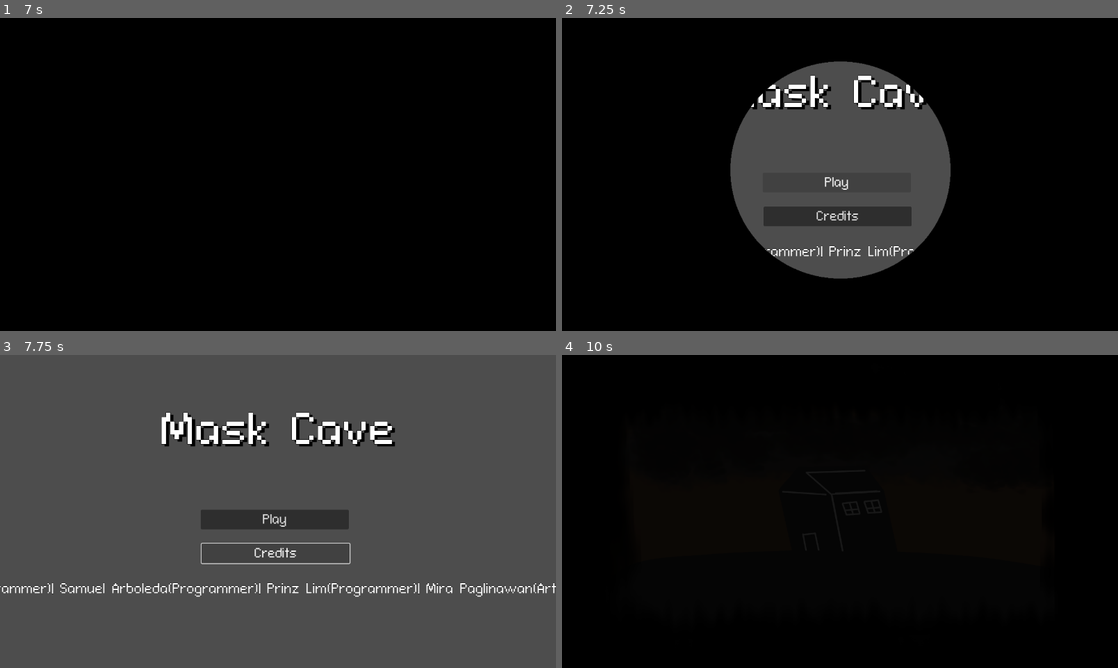
Above: before the commit, frames 1-4 (two rows, left to right).
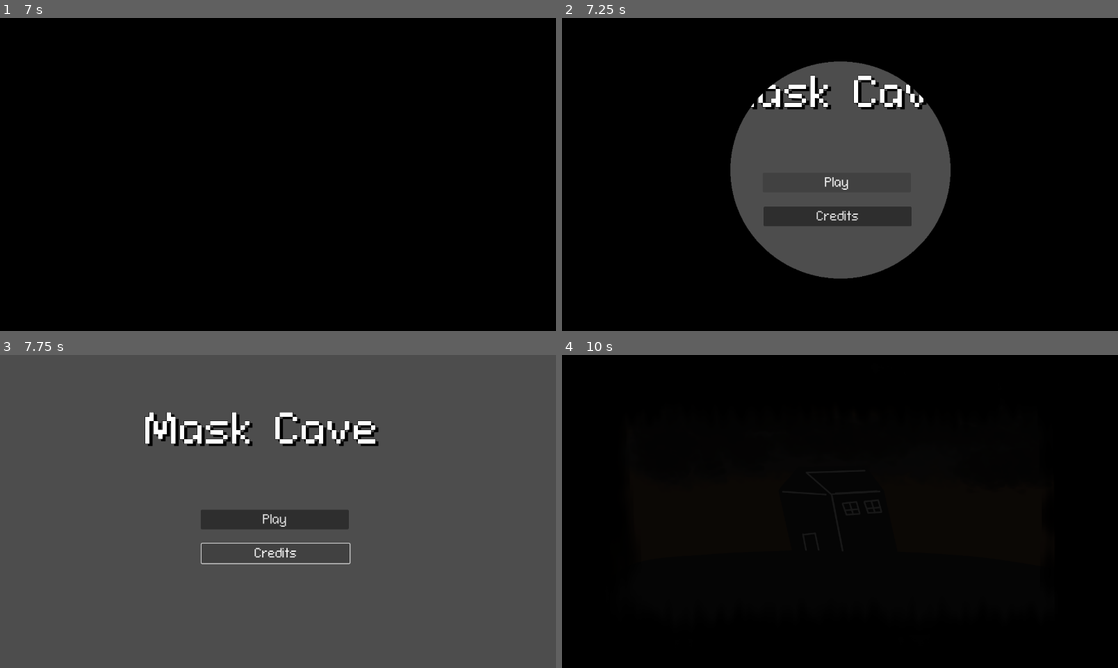
Above: after the commit, the same moments.

Repository: nandedeska/ggj-2026
Game: Godot game, scene res://scenes/disclaimer.tscn
Same seed, same stepped clock (60 frames per second), same inputs: the game is played once before the commit and once after it. The engine's default icon, where the game draws it, is replaced by a stand-in: a white triangle on a blue panel in a dark square.
Inputs:
- Up to frame 1 (7 s): tap Enter (skip) at 0.5, 5, 6.5 s; hold F (mask) 0.53-1.28 s; hold D (move_right) 0.53-2.03 s; tap W (jump) at 0.77, 1.52, 3.02, 3.77, 4.52, 6.02, 6.77 s; tap F (mask) every 1.5 s from 1.35 to 5.85 s; hold A (move_left) 2.03-2.78 s; hold F (mask) 2.03-2.78 s; hold D (move_right) 2.78-4.28 s; tap Space at 3.5, 5.75 s; hold F (mask) 3.53-4.28 s; hold A (move_left) 4.28-5.03 s; hold D (move_right) 5.03-5.78 s; hold F (mask) 5.03-5.78 s; hold A (move_left) from 5.78 s (still down); hold F (mask) from 6.53 s (still down)
- Up to frame 2 (7.25 s): keep holding A (move_left); keep holding F (mask)
- Up to frame 3 (7.75 s): release A (move_left) at 7.25 s; release F (mask) at 7.25 s; click "Credits" at 7.25 s
- Up to frame 4 (10 s): click "Play" at 8 s; tap Space at 8.75 s; hold D (move_right) from 8.78 s (still down); tap F (mask) at 8.85 s; tap W (jump) at 9.02 s; hold F (mask) from 9.53 s (still down)

Frame 1 is identical in both runs. In frame 2, 0.3% of the frame differs, in the area x 36-64%, y 72-77%; in frame 3, 4.1%, in the area x 0-100%, y 18-78%; in frame 4, nothing differs.

Commit message:
New Stuff!

Diff:
--- a/scenes/mainMenu.tscn
+++ b/scenes/mainMenu.tscn
@@ -16,9 +16,71 @@
 
 [sub_resource type="LabelSettings" id="LabelSettings_clbkb"]
 font = ExtResource("6_ldpc3")
-font_size = 30
-outline_size = 2
+font_size = 40
+outline_size = 4
 outline_color = Color(0, 0, 0, 1)
+
+[sub_resource type="Animation" id="Animation_7nrmo"]
+resource_name = "RESET"
+length = 10.0
+tracks/0/type = "value"
+tracks/0/imported = false
+tracks/0/enabled = true
+tracks/0/path = NodePath("Label2:position")
+tracks/0/interp = 1
+tracks/0/loop_wrap = true
+tracks/0/keys = {
+"times": PackedFloat32Array(0),
+"transitions": PackedFloat32Array(1),
+"update": 0,
+"values": [Vector2(1299, 518)]
+}
+tracks/1/type = "value"
+tracks/1/imported = false
+tracks/1/enabled = true
+tracks/1/path = NodePath("Label:position")
+tracks/1/interp = 1
+tracks/1/loop_wrap = true
+tracks/1/keys = {
+"times": PackedFloat32Array(0),
+"transitions": PackedFloat32Array(1),
+"update": 0,
+"values": [Vector2(-2, 124)]
+}
+
+[sub_resource type="Animation" id="Animation_clbkb"]
+resource_name = "scroll"
+length = 10.0
+tracks/0/type = "value"
+tracks/0/imported = false
+tracks/0/enabled = true
+tracks/0/path = NodePath("Label2:position")
+tracks/0/interp = 1
+tracks/0/loop_wrap = true
+tracks/0/keys = {
+"times": PackedFloat32Array(0, 3.5666666, 8.933333, 10),
+"transitions": PackedFloat32Array(1, 1, 1, 1),
+"update": 0,
+"values": [Vector2(637, -389), Vector2(628, 64), Vector2(628, 64), Vector2(1408, 81)]
+}
+tracks/1/type = "value"
+tracks/1/imported = false
+tracks/1/enabled = true
+tracks/1/path = NodePath("Label:position")
+tracks/1/interp = 1
+tracks/1/loop_wrap = true
+tracks/1/keys = {
+"times": PackedFloat32Array(0, 3.5666666, 8.933333, 10),
+"transitions": PackedFloat32Array(1, 1, 1, 1),
+"update": 0,
+"values": [Vector2(-2, 124), Vector2(-330, 115), Vector2(-330, 115), Vector2(-2, 124)]
+}
+
+[sub_resource type="AnimationLibrary" id="AnimationLibrary_ldpc3"]
+_data = {
+&"RESET": SubResource("Animation_7nrmo"),
+&"scroll": SubResource("Animation_clbkb")
+}
 
 [sub_resource type="ShaderMaterial" id="ShaderMaterial_7nrmo"]
 shader = ExtResource("2_48ign")
@@ -110,15 +172,26 @@
 anchors_preset = -1
 anchor_right = 31.925001
 anchor_bottom = 18.150002
-offset_left = -2.0
-offset_top = 523.0
-offset_bottom = -6.1035156e-05
+offset_left = 1299.0
+offset_top = 518.0
+offset_right = 653.02344
+offset_bottom = 222.49994
 grow_horizontal = 2
 grow_vertical = 2
-text = "Magus Bautista (Programmer) | Samuel Arboleda (Programmer) | Prinz Lim (Programmer) | Mira Paglinawan (Artist) | Miguel Visqueraz
+text = "Magus Bautista (Programmer)
+Samuel Arboleda (Programmer)
+Prinz Lim (Programmer)
+Mira Paglinawan (Artist)
+Miguel Visquera (Programmer)
+Robyn Ballon (Artist)
 "
 label_settings = SubResource("LabelSettings_clbkb")
 horizontal_alignment = 1
+
+[node name="AnimationPlayer" type="AnimationPlayer" parent="mainTitle"]
+libraries = {
+&"": SubResource("AnimationLibrary_ldpc3")
+}
 
 [node name="mask" type="Sprite2D" parent="."]
 z_index = 4096
--- a/scripts/menuHandler.gd
+++ b/scripts/menuHandler.gd
@@ -11,4 +11,4 @@
 	get_tree().change_scene_to_packed(scene)
 
 func openCredits()->void:
-	print("Credits here")
+	$mainTitle/AnimationPlayer.play("scroll")
Not shown: 1 places in scenes/mainMenu.tscn that only renumber resources
